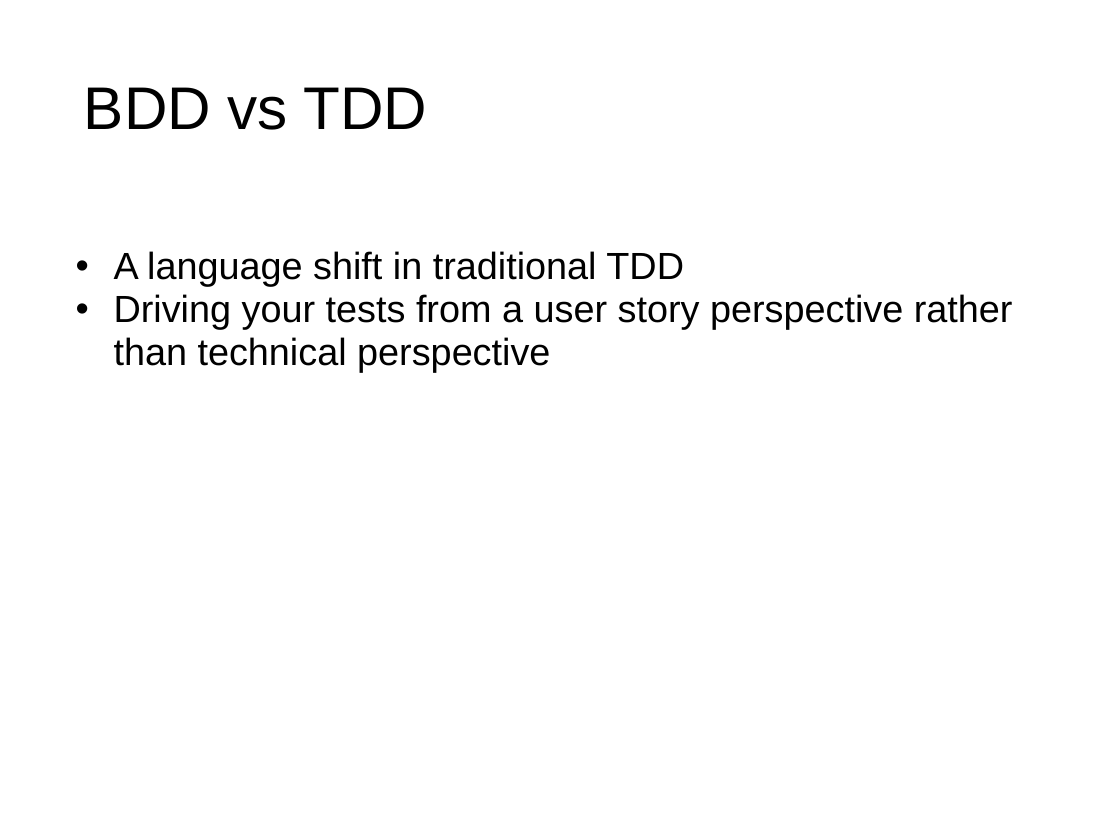
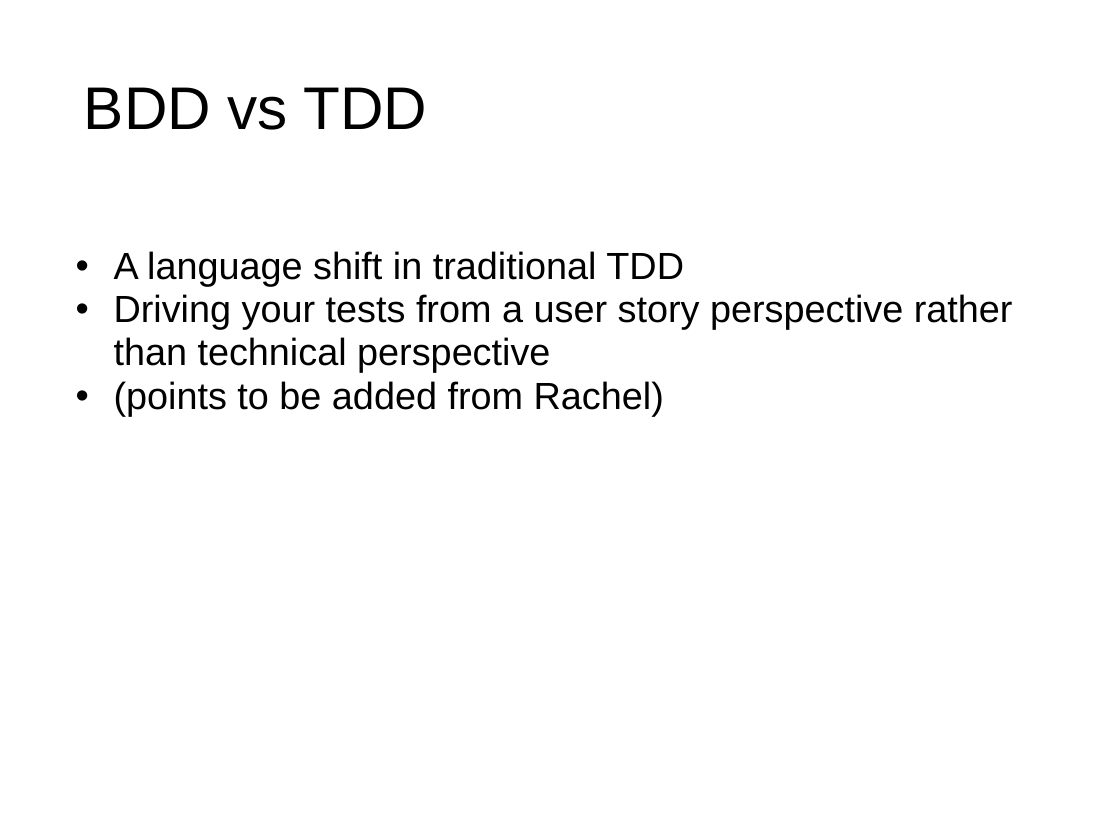
Before and after one commit to jomontanari/JasmineBowlingGame, a slide deck: slide 3 of TestingJavaScript_with_Jasmine.ppt. Drawn at 1120x840 pixels with LibreOffice and Linux fonts; fonts in the diff are those of the drawing. Boxes give left, top, right and bottom in pixels: in the first picture for what was removed or moved away, otherwise in the second. Text is boxed around its words. In the diff, an @@ line names an element or a change of style, - is before the commit and + after.

```diff
--- a/TestingJavaScript_with_Jasmine.ppt
+++ b/TestingJavaScript_with_Jasmine.ppt
@@ text at (x1=114, y1=381, x2=664, y2=416): paragraph added @@
+• (points to be added from Rachel)
```
Also in this commit, not shown: 5 other slides changed, 6 slides added, 9 slides removed, 1 other file.
